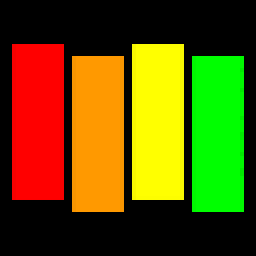
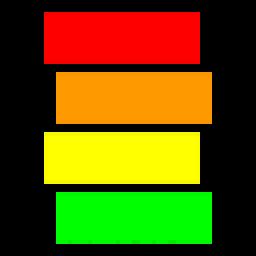
Layered file, before and after one edit (256x256). Changes by layer:
painted on "Layer 3 copy 3" over (56, 56, 244, 244)
painted on "Layer 3 copy 2" over (44, 44, 200, 200)
painted on "Layer 3 copy" over (56, 56, 212, 212)
painted on "Layer 3" over (12, 12, 200, 200)
